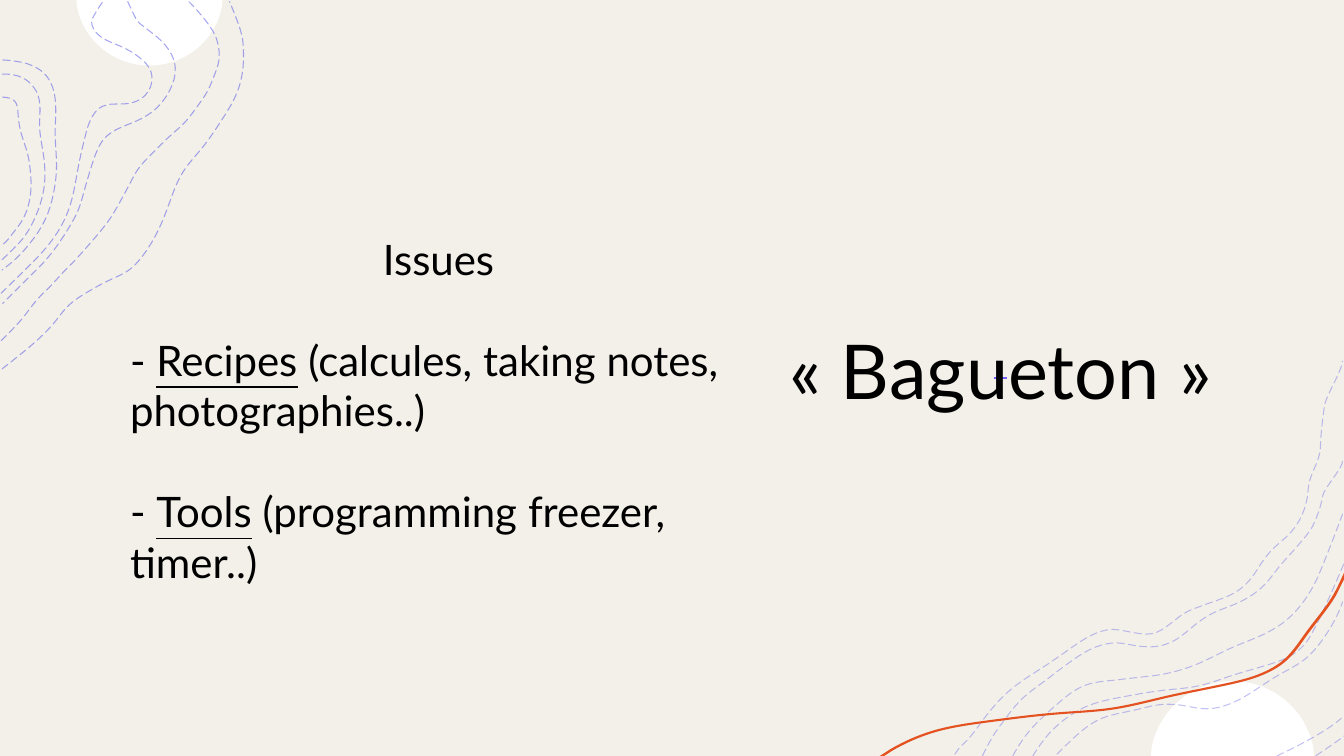
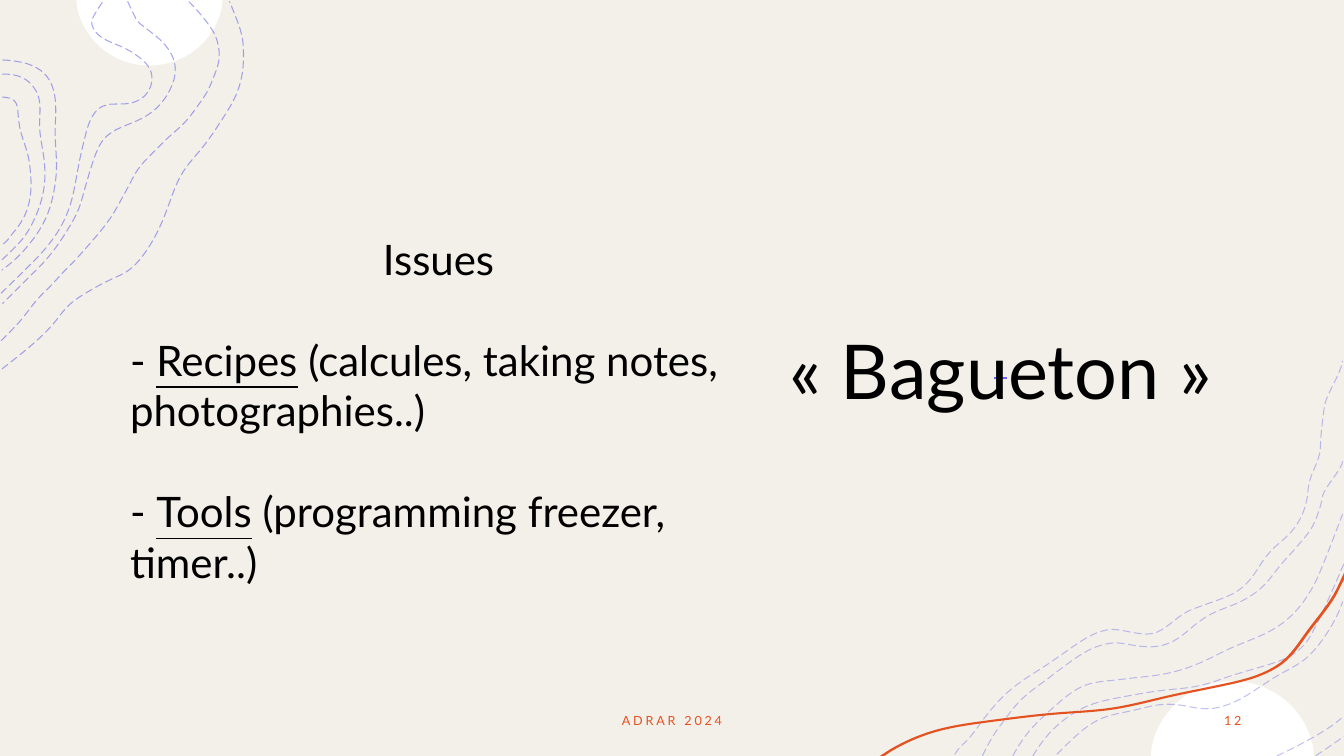
Before and after one commit to CedricSanchezGithub/fil_rouge, a slide deck: slide 12 of annexe/Présentation Orale English.pptx. Drawn at 1344x756 pixels with LibreOffice and Linux fonts; fonts in the diff are those of the drawing. Boxes give left, top, right and bottom in pixels: in the first picture for what was removed or moved away, otherwise in the second. Text is boxed around its words. In the diff, an @@ line names an element or a change of style, - is before the commit and + after.

```diff
--- a/annexe/Présentation Orale English.pptx
+++ b/annexe/Présentation Orale English.pptx
@@ text added at [622, 716, 722, 725], 9 pt, text #E45221 @@
+ADRAR 2024
@@ page number added at [1224, 716, 1241, 725], 9 pt, text #E45221 @@
+12
```
Also in this commit, not shown: 23 other slides changed, 2 other files.
